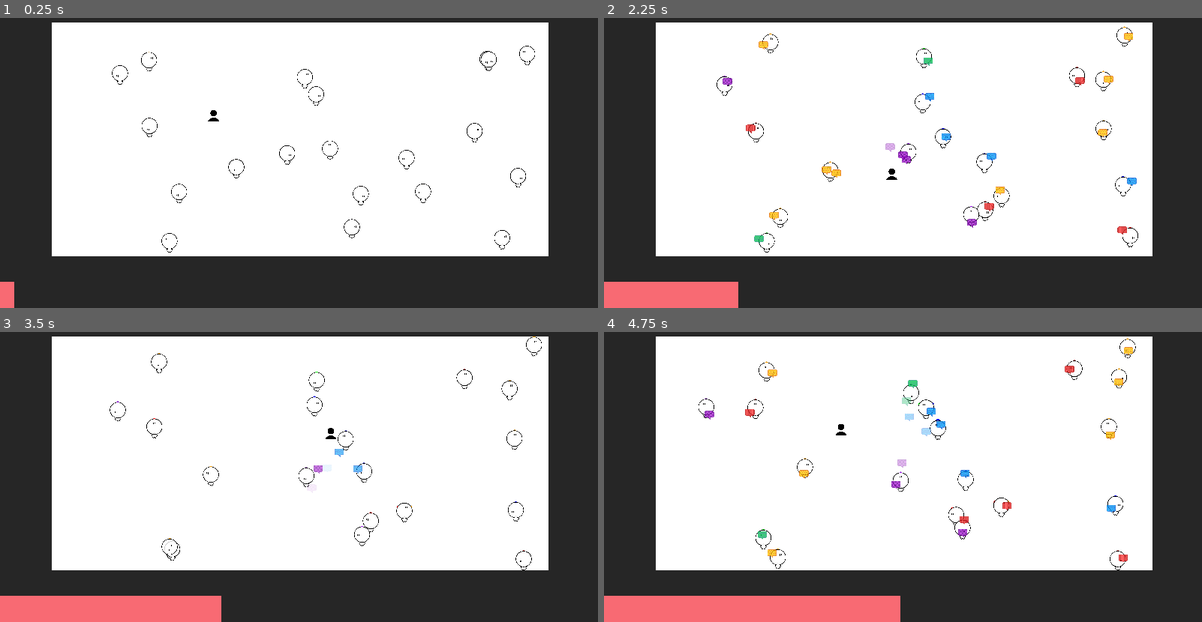
Above: before the commit, frames 1-4 (two rows, left to right).
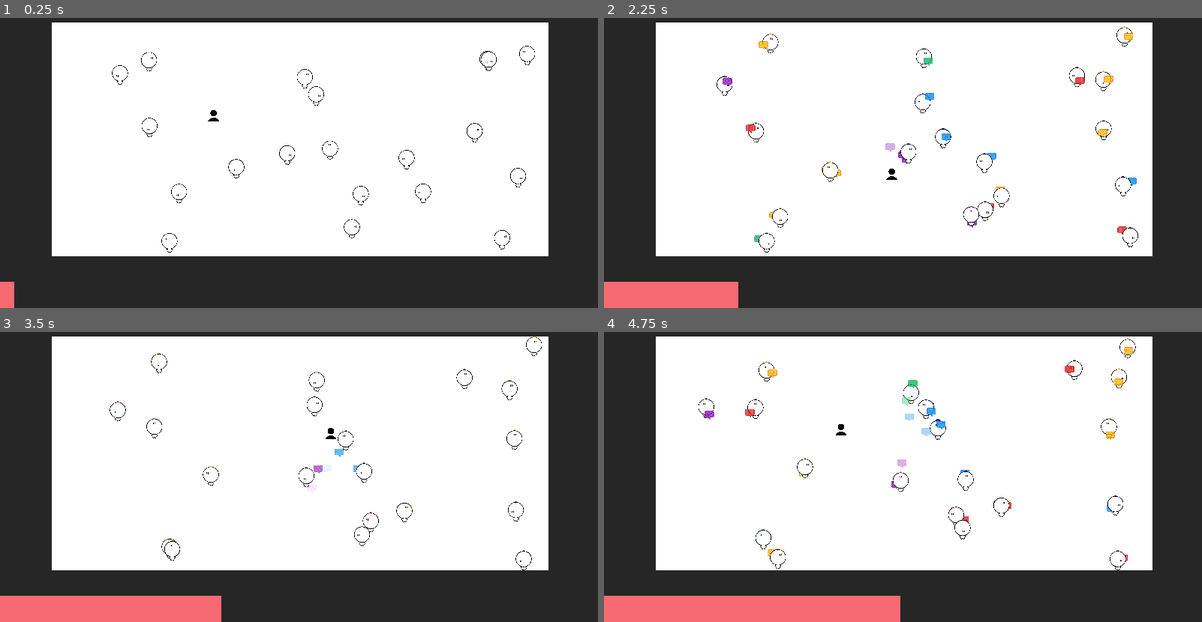
Above: after the commit, the same moments.

Repository: haihala/mankind-knew
Game: Godot game, scene res://world.tscn
Same seed, same stepped clock (60 frames per second), same inputs: the game is played once before the commit and once after it.
Inputs:
- Up to frame 1 (0.25 s): no input
- Up to frame 2 (2.25 s): hold D (move_right) 0.53-1.28 s; hold Space (interact) 0.53-1.28 s; hold S (move_down) 1.28-2.03 s; tap Space (interact) at 1.35 s; hold D (move_right) from 2.03 s (still down); hold Space (interact) from 2.03 s (still down)
- Up to frame 3 (3.5 s): release D (move_right) at 2.78 s; release Space (interact) at 2.78 s; hold W (move_up) from 2.78 s (still down); tap Space (interact) at 2.85 s
- Up to frame 4 (4.75 s): release W (move_up) at 3.53 s; hold Space (interact) 3.53-4.28 s; hold A (move_left) from 3.53 s (still down); tap Space (interact) at 4.35 s

The runs differ from the first frame. In frame 1, less than 0.1% of the frame differs, in the area x 24-89%, y 14-79%; in frame 2, 0.3%; in frame 3, less than 0.1%; in frame 4, 0.3%, in the area x 25-88%, y 14-82%.

Commit message:
Fix Z sort for NPCs

Diff:
--- a/godot-project/npc.gd
+++ b/godot-project/npc.gd
@@ -24,6 +24,7 @@
 
 func _physics_process(_delta: float) -> void:
 	act_on_decisions()
+	z_index = position.y * 10
 
 func update_decisions() -> void:
 	prev_direction = next_direction
--- a/godot-project/npc.tscn
+++ b/godot-project/npc.tscn
@@ -85,14 +85,14 @@
 script = ExtResource("1_f8a8o")
 projectile_scene = ExtResource("2_rifn1")
 
-[node name="Head-back" type="Sprite2D" parent="."]
-scale = Vector2(0.08, 0.08)
-texture = ExtResource("7_n08ip")
-
 [node name="Body" type="AnimatedSprite2D" parent="."]
 position = Vector2(0, 16.736)
 scale = Vector2(0.08, 0.08)
 sprite_frames = SubResource("SpriteFrames_tlt4c")
+
+[node name="Head-back" type="Sprite2D" parent="."]
+scale = Vector2(0.08, 0.08)
+texture = ExtResource("7_n08ip")
 
 [node name="BeliefVisualizer" type="Node2D" parent="."]
 rotation = 2.61799
@@ -104,7 +104,6 @@
 dead_angle = 2.094
 
 [node name="Belief1" type="Node2D" parent="BeliefVisualizer"]
-scale = Vector2(21.275, 21.275)
 
 [node name="Core" type="Sprite2D" parent="BeliefVisualizer/Belief1"]
 material = SubResource("ShaderMaterial_a78gt")
@@ -113,6 +112,7 @@
 [node name="Outline" type="Sprite2D" parent="BeliefVisualizer/Belief1"]
 z_index = -1
 material = SubResource("ShaderMaterial_plwf0")
+scale = Vector2(1, 1)
 texture = SubResource("CanvasTexture_mpo78")
 
 [node name="Belief2" type="Node2D" parent="BeliefVisualizer"]
--- a/godot-project/player.gd
+++ b/godot-project/player.gd
@@ -18,6 +18,7 @@
 
 	$CanvasLayer/ColorRect.scale.x = 1-($ReleaseTimer.time_left / release_interval)
 
+	z_index = position.y * 10
 	move_and_slide()
 
 func extract() -> void:
--- a/godot-project/projectile.gd
+++ b/godot-project/projectile.gd
@@ -9,6 +9,12 @@
 var belief: NPC.Belief
 var creator: Node
 var touched: Array[Node] = []
+
+# Ammu ajatuskuplan kasvu yli
+# Sparkle kun osuu
+# Pelaaja ehkä interact pois?
+# Pelaaja ehkä
+
 
 func _ready() -> void:
 	$Sprite.texture = sprites[belief]
--- a/godot-project/world.tscn
+++ b/godot-project/world.tscn
@@ -13,7 +13,7 @@
 [node name="Stats" parent="." instance=ExtResource("1_853hc")]
 
 [node name="Background" type="Sprite2D" parent="."]
-z_index = -10
+z_index = -4096
 scale = Vector2(1153, 653)
 texture = SubResource("CanvasTexture_qkyk7")
 
